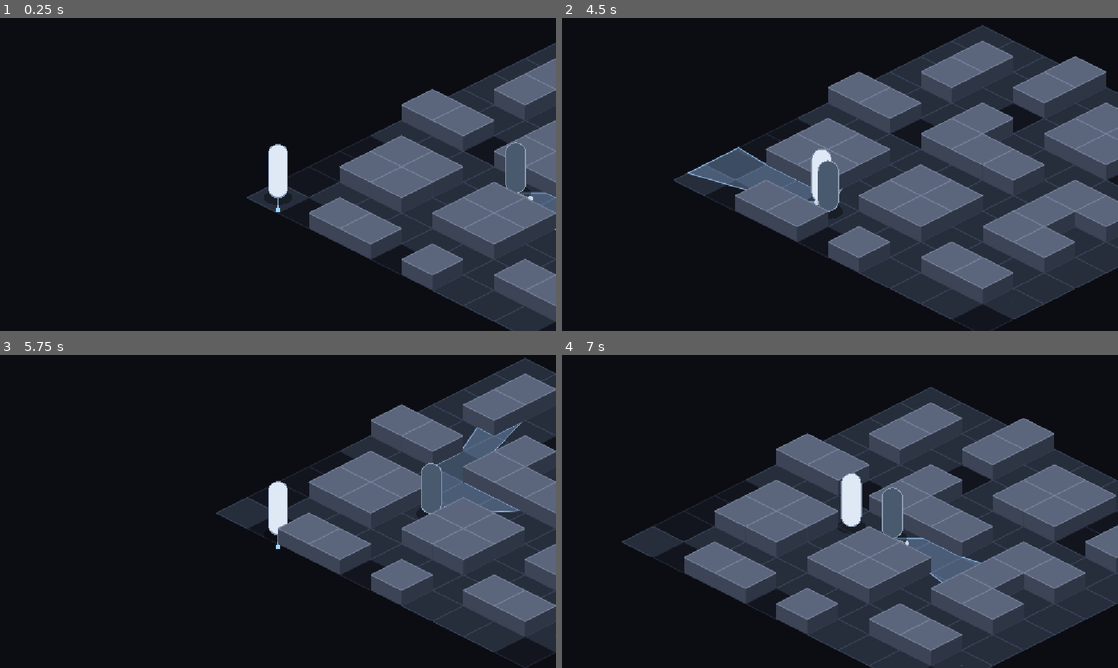
Above: before the commit, frames 1-4 (two rows, left to right).
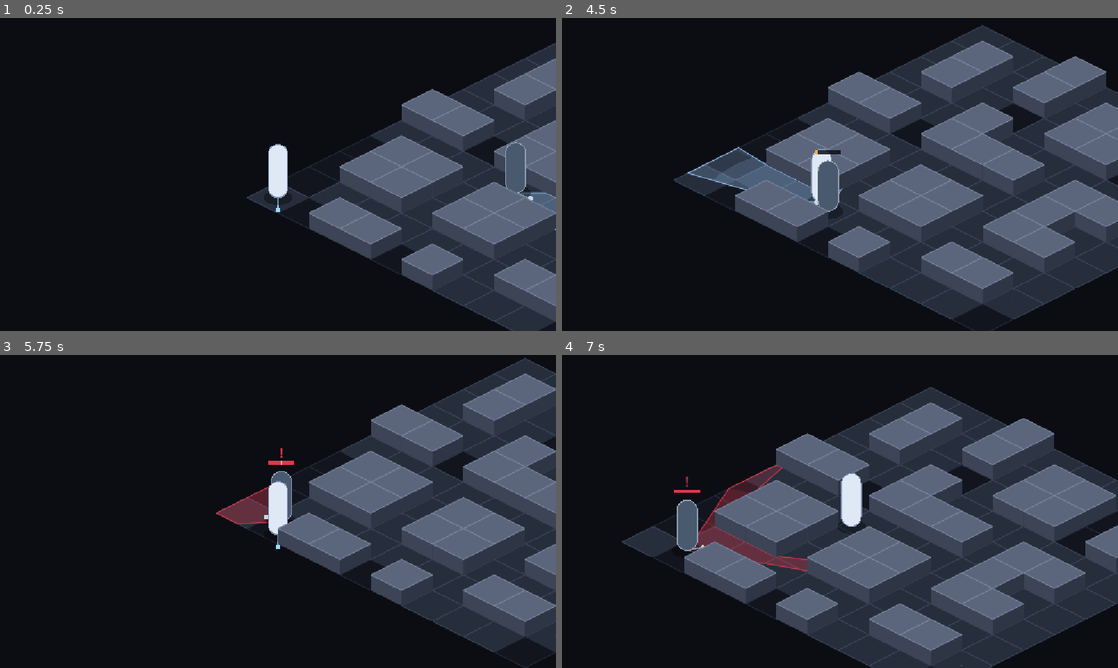
Above: after the commit, the same moments.

Repository: pepinisillo/SeraphPath
Game: Godot game, scene res://escenas/mapa_puesto_control.tscn
Same seed, same stepped clock (60 frames per second), same inputs: the game is played once before the commit and once after it.
Inputs:
- Up to frame 1 (0.25 s): no input
- Up to frame 2 (4.5 s): hold D (mover_derecha) 0.53-1.28 s; hold S (mover_abajo) 1.28-2.03 s; hold D (mover_derecha) 2.03-2.78 s; hold W (mover_arriba) 2.78-3.53 s; hold A (mover_izquierda) from 3.53 s (still down)
- Up to frame 3 (5.75 s): release A (mover_izquierda) at 5.03 s; hold S (mover_abajo) from 5.03 s (still down)
- Up to frame 4 (7 s): release S (mover_abajo) at 5.78 s; hold D (mover_derecha) 5.78-6.53 s; hold W (mover_arriba) from 6.53 s (still down)

The runs differ from the first frame. In frame 2, less than 0.1% of the frame differs, in the area x 45-51%, y 42-44%; in frame 3, 3.0%; in frame 4, 3.1%, in the area x 20-76%, y 35-73%.

Commit message:
Paso 3: medidor de detección y estados Oculto, Sospecha y Alarma
- El soldado ve a Mika dentro del cono, al alcance (2,5 casillas si él está en sombra) y sin muros de por medio.
- Medidor sobre la cabeza: se llena en 1,2 s lejos y en 0,3 s a menos de 3 casillas; a la mitad, Sospecha; lleno, Alarma.
- Sospecha: va al punto, mira alrededor 6 s y vuelve a su ruta.
- Alarma compartida por el mapa: todos persiguen la última posición vista, refuerzo cada 10 s (máximo 4) y vuelta a Sospecha tras 10 s sin verlo.
- Caminos por la cuadrícula con AStarGrid2D.
- El cono cambia de color con el estado.
- Detalles de detección documentados en docs/reglas.md.

Diff:
--- a/sed/escenas/mapa_puesto_control.tscn
+++ b/sed/escenas/mapa_puesto_control.tscn
@@ -4,6 +4,7 @@
 [ext_resource type="TileSet" path="res://recursos/casillas.tres" id="2_casillas"]
 [ext_resource type="PackedScene" path="res://escenas/mika.tscn" id="3_mika"]
 [ext_resource type="PackedScene" path="res://escenas/soldado.tscn" id="4_soldado"]
+[ext_resource type="Script" path="res://scripts/alerta.gd" id="5_alerta"]
 
 [node name="MapaPuestoControl" type="Node2D"]
 y_sort_enabled = true
@@ -19,6 +20,9 @@
 s......##.
 Ms##s#...s"
 
+[node name="Alerta" type="Node" parent="."]
+script = ExtResource("5_alerta")
+
 [node name="Suelo" type="TileMapLayer" parent="."]
 z_index = -2
 tile_set = ExtResource("2_casillas")
--- /dev/null
+++ b/sed/scripts/alerta.gd
@@ -0,0 +1,39 @@
+class_name Alerta
+extends Node
+## Alarma compartida por todo el mapa. Mientras está activa, todos los soldados persiguen
+## la última posición donde alguien vio a Mika, y cada cierto tiempo llega un refuerzo.
+
+var activa := false
+var ultima_posicion := Vector2.ZERO # casillas
+var refuerzos := 0 # llamados en este mapa
+
+var _sin_ver := 0.0
+var _hasta_refuerzo := 0.0
+
+
+func dar_alarma(posicion: Vector2) -> void:
+	if not activa:
+		activa = true
+		_hasta_refuerzo = Config.ALARMA_REFUERZO_INTERVALO
+	vista(posicion)
+
+
+## Algún soldado ve a Mika: actualiza la última posición y reinicia el olvido.
+func vista(posicion: Vector2) -> void:
+	ultima_posicion = posicion
+	_sin_ver = 0.0
+
+
+func _physics_process(delta: float) -> void:
+	if not activa:
+		return
+	_sin_ver += delta
+	if _sin_ver >= Config.ALARMA_OLVIDO:
+		activa = false # cada soldado baja a Sospecha por su cuenta
+		return
+	_hasta_refuerzo -= delta
+	if _hasta_refuerzo <= 0.0:
+		_hasta_refuerzo += Config.ALARMA_REFUERZO_INTERVALO
+		if refuerzos < Config.ALARMA_REFUERZOS_MAX:
+			refuerzos += 1
+			get_parent().crear_refuerzo(refuerzos)
--- a/sed/scripts/config.gd
+++ b/sed/scripts/config.gd
@@ -50,6 +50,8 @@
 const DETECCION_LEJOS := 1.2 # s para llenar
 const DETECCION_CERCA := 0.3 # s para llenar
 const DETECCION_DISTANCIA_CERCA := 3.0
+const DETECCION_SOSPECHA := 0.5 # fracción del medidor que dispara la Sospecha
+const DETECCION_VACIADO := 3.0 # s para vaciarse del todo cuando deja de verlo
 const RUIDO_RADIO := 4.0
 const SOSPECHA_DURACION := 6.0
 const ALARMA_REFUERZO_INTERVALO := 10.0
@@ -65,6 +67,8 @@
 const SOLDADO_PAUSA_RUTA := 0.6 # s quieto en cada punto de la ruta
 const SOLDADO_GIRO := 6.0 # rad/s al girar la mirada
 const RADIO_SOLDADO := 0.3
+const SOLDADO_GIRO_BUSQUEDA := 1.6 # rad/s al mirar alrededor del punto investigado
+const SOLDADO_DISTANCIA_GOLPE := 0.9 # en alarma se detiene a esta distancia de Mika
 
 # --- Prueba de la sed ---
 const PRUEBA_SED_INTERVALO := 1.5
--- a/sed/scripts/cono_vision.gd
+++ b/sed/scripts/cono_vision.gd
@@ -1,16 +1,18 @@
 class_name ConoVision
 extends Node2D
 ## Dibuja en el suelo el cono de visión de un enemigo, recortado por los muros.
+## La parte cercana, donde la detección es casi inmediata, se pinta más intensa.
 ## Solo dibuja: la detección se calcula aparte, en coordenadas de casilla.
 
-const COLOR_RELLENO := Color(0.62, 0.80, 1.0, 0.30)
-const COLOR_BORDE := Color(0.62, 0.80, 1.0, 0.75)
-
-var _puntos := PackedVector2Array() # en pantalla, relativos al dueño
+var _lejos := PackedVector2Array() # puntos del borde exterior, en pantalla, relativos al dueño
+var _cerca := PackedVector2Array() # puntos del borde de la zona cercana
+var _color := Color.WHITE
 
 
-func actualizar(mapa: Mapa, origen: Vector2, mirada: Vector2) -> void:
-	_puntos = PackedVector2Array()
+func actualizar(mapa: Mapa, origen: Vector2, mirada: Vector2, color: Color) -> void:
+	_lejos = PackedVector2Array()
+	_cerca = PackedVector2Array()
+	_color = color
 	var origen_pantalla := Iso.a_pantalla(origen)
 	var medio := deg_to_rad(Config.VISION_ANGULO) / 2.0
 	var base := mirada.angle()
@@ -18,16 +20,23 @@
 		var angulo := base - medio + 2.0 * medio * i / Config.VISION_RAYOS
 		var dir := Vector2.from_angle(angulo)
 		var largo := mapa.distancia_hasta_muro(origen, dir, Config.VISION_ALCANCE)
-		_puntos.append(Iso.a_pantalla(origen + dir * largo) - origen_pantalla)
+		var corto := minf(largo, Config.DETECCION_DISTANCIA_CERCA)
+		_lejos.append(Iso.a_pantalla(origen + dir * largo) - origen_pantalla)
+		_cerca.append(Iso.a_pantalla(origen + dir * corto) - origen_pantalla)
 	queue_redraw()
 
 
 func _draw() -> void:
-	if _puntos.size() < 2:
+	if _lejos.size() < 2:
 		return
-	for i in _puntos.size() - 1:
-		draw_colored_polygon(PackedVector2Array([Vector2.ZERO, _puntos[i], _puntos[i + 1]]), COLOR_RELLENO)
+	_abanico(_lejos, Color(_color, 0.20))
+	_abanico(_cerca, Color(_color, 0.16))
 	var borde := PackedVector2Array([Vector2.ZERO])
-	borde.append_array(_puntos)
+	borde.append_array(_lejos)
 	borde.append(Vector2.ZERO)
-	draw_polyline(borde, COLOR_BORDE, 2.0, true)
+	draw_polyline(borde, Color(_color, 0.75), 2.0, true)
+
+
+func _abanico(puntos: PackedVector2Array, color: Color) -> void:
+	for i in puntos.size() - 1:
+		draw_colored_polygon(PackedVector2Array([Vector2.ZERO, puntos[i], puntos[i + 1]]), color)
--- a/sed/scripts/mapa.gd
+++ b/sed/scripts/mapa.gd
@@ -16,20 +16,27 @@
 		if is_node_ready():
 			_construir()
 
+## Casilla por la que llegan los refuerzos durante la alarma.
+@export var entrada_refuerzos := Vector2i(9, 0)
+
 var filas: PackedStringArray = []
 var ancho := 0
 var alto := 0
 var inicio_mika := Vector2i.ZERO
+var mika: Mika
+
+var _rejilla := AStarGrid2D.new()
 
 @onready var suelo: TileMapLayer = $Suelo
 @onready var muros: TileMapLayer = $Muros
+@onready var alerta: Alerta = get_node_or_null("Alerta")
 
 
 func _ready() -> void:
 	_construir()
 	if Engine.is_editor_hint():
 		return
-	var mika := get_node_or_null("Mika")
+	mika = get_node_or_null("Mika")
 	if mika:
 		mika.iniciar(self, Vector2(inicio_mika) + Vector2(0.5, 0.5))
 	for hijo in get_children():
@@ -64,6 +71,13 @@
 				_:
 					suelo.set_cell(celda, 0, ATLAS_SUELO)
 
+	_rejilla.region = Rect2i(0, 0, ancho, alto)
+	_rejilla.diagonal_mode = AStarGrid2D.DIAGONAL_MODE_ONLY_IF_NO_OBSTACLES
+	_rejilla.update()
+	for f in alto:
+		for c in ancho:
+			_rejilla.set_point_solid(Vector2i(c, f), es_muro(Vector2i(c, f)))
+
 
 func caracter(celda: Vector2i) -> String:
 	if celda.y < 0 or celda.y >= filas.size():
@@ -81,6 +95,34 @@
 
 func es_sombra(celda: Vector2i) -> bool:
 	return caracter(celda) == "s"
+
+
+## Puntos (en casillas) para ir de `desde` a `hasta` esquivando muros: centros de casilla
+## y, al final, el punto exacto. Vacío si no hay camino.
+func camino(desde: Vector2, hasta: Vector2) -> PackedVector2Array:
+	var inicio := Vector2i(floori(desde.x), floori(desde.y))
+	var fin := Vector2i(floori(hasta.x), floori(hasta.y))
+	var puntos := PackedVector2Array()
+	if not _rejilla.is_in_boundsv(inicio) or not _rejilla.is_in_boundsv(fin):
+		return puntos
+	var celdas := _rejilla.get_id_path(inicio, fin, true)
+	for i in range(1, celdas.size()):
+		puntos.append(Vector2(celdas[i]) + Vector2(0.5, 0.5))
+	if not celdas.is_empty() and celdas[-1] == fin:
+		if puntos.is_empty():
+			puntos.append(hasta)
+		else:
+			puntos[-1] = hasta
+	return puntos
+
+
+## Llama a un soldado de refuerzo, que aparece en la entrada de refuerzos.
+func crear_refuerzo(numero: int) -> void:
+	var soldado: Soldado = load("res://escenas/soldado.tscn").instantiate()
+	soldado.name = "Refuerzo%d" % numero
+	soldado.ruta.assign([entrada_refuerzos])
+	add_child(soldado)
+	soldado.iniciar(self)
 
 
 ## Distancia en casillas desde `origen` en `direccion` hasta el primer muro, como máximo `maximo`.
--- a/sed/scripts/mika.gd
+++ b/sed/scripts/mika.gd
@@ -36,6 +36,10 @@
 	queue_redraw()
 
 
+func celda() -> Vector2i:
+	return Vector2i(floori(pos.x), floori(pos.y))
+
+
 ## Mueve en coordenadas de casilla, deslizando contra los muros.
 func mover(desplazamiento: Vector2) -> void:
 	var pasos := maxi(1, ceili(desplazamiento.length() / PASO_MAXIMO))
--- a/sed/scripts/soldado.gd
+++ b/sed/scripts/soldado.gd
@@ -1,14 +1,24 @@
 class_name Soldado
 extends Node2D
-## Soldado humano que patrulla una ruta fija. Su posición real vive en coordenadas de casilla.
+## Soldado humano. Patrulla su ruta y reacciona a Mika en tres estados: Oculto, Sospecha y Alarma.
+## Su posición real vive en coordenadas de casilla.
+
+enum Estado { OCULTO, SOSPECHA, ALARMA }
 
 const COLOR_CUERPO := Color("4a5a6e")
 const COLOR_CONTORNO := Color("8d9db3")
 const COLOR_MIRADA := Color("c9d6e8")
+const COLOR_CALMA := Color("9eccff")
+const COLOR_SOSPECHA := Color("f2b13c")
+const COLOR_ALARMA := Color("e0384a")
+const COLOR_FONDO_MEDIDOR := Color(0.04, 0.05, 0.08, 0.85)
 const ALTO_CAPSULA := 104.0
 const ANCHO_CAPSULA := 42.0
-
-## Casillas que recorre, en orden.
+const ANCHO_MEDIDOR := 54.0
+const ALTO_MEDIDOR := 8.0
+const LLEGADA := 0.05 # casillas: a esta distancia del destino ya ha llegado
+
+## Casillas que recorre, en orden. Con una sola casilla, hace guardia en ella.
 @export var ruta: Array[Vector2i] = []
 ## True: vuelve del último punto al primero. False: va y viene (vaivén).
 @export var en_bucle := true
@@ -17,10 +27,18 @@
 var pos := Vector2.ZERO # casillas
 var mirada := Vector2(1, 0) # dirección en casillas, normalizada
 var direccion := 0 # una de 8 direcciones de pantalla
+var estado := Estado.OCULTO
+var medidor := 0.0 # detección, de 0 a 1
 
 var _indice := 0 # punto de la ruta hacia el que camina
 var _sentido := 1 # para el vaivén
 var _pausa := 0.0
+var _volviendo := false # regresa a su ruta después de investigar
+var _punto_investigado := Vector2.ZERO
+var _buscando := false # ya llegó al punto y mira alrededor
+var _busqueda := 0.0 # s que lleva buscando
+var _camino := PackedVector2Array()
+var _celda_destino := Vector2i(-1, -1)
 
 @onready var cono: ConoVision = $Cono
 
@@ -38,16 +56,127 @@
 
 
 func _physics_process(delta: float) -> void:
-	if mapa == null or ruta.size() < 2:
-		return
-	_patrullar(delta)
+	if mapa == null or ruta.is_empty():
+		return
+	var ve := _ve_a_mika()
+	_actualizar_medidor(ve, delta)
+	if mapa.alerta.activa and estado != Estado.ALARMA:
+		_entrar_en_alarma()
+
+	match estado:
+		Estado.OCULTO:
+			_oculto(ve, delta)
+		Estado.SOSPECHA:
+			_sospecha(ve, delta)
+		Estado.ALARMA:
+			_alarma(ve, delta)
+
 	direccion = Formas.direccion_8(mirada)
 	position = Iso.a_pantalla(pos)
-	cono.actualizar(mapa, pos, mirada)
+	cono.actualizar(mapa, pos, mirada, _color_estado())
 	queue_redraw()
 
 
+# --- Percepción ---
+
+## Mika está dentro del cono, al alcance (menor si él está en sombra) y sin muros de por medio.
+func _ve_a_mika() -> bool:
+	var mika := mapa.mika
+	if mika == null:
+		return false
+	var hacia := mika.pos - pos
+	var distancia := hacia.length()
+	var alcance := Config.VISION_ALCANCE_SOMBRA if mapa.es_sombra(mika.celda()) else Config.VISION_ALCANCE
+	if distancia > alcance:
+		return false
+	if distancia > 0.001 and absf(angle_difference(mirada.angle(), hacia.angle())) > deg_to_rad(Config.VISION_ANGULO) / 2.0:
+		return false
+	return mapa.hay_linea_de_vision(pos, mika.pos)
+
+
+func _actualizar_medidor(ve: bool, delta: float) -> void:
+	if estado == Estado.ALARMA:
+		medidor = 1.0
+		return
+	if not ve:
+		medidor = maxf(0.0, medidor - delta / Config.DETECCION_VACIADO)
+		return
+	var cerca := pos.distance_to(mapa.mika.pos) < Config.DETECCION_DISTANCIA_CERCA
+	var tiempo := Config.DETECCION_CERCA if cerca else Config.DETECCION_LEJOS
+	medidor = minf(1.0, medidor + delta / tiempo)
+	if medidor >= 1.0:
+		mapa.alerta.dar_alarma(mapa.mika.pos)
+	elif medidor >= Config.DETECCION_SOSPECHA and estado == Estado.OCULTO:
+		_investigar(mapa.mika.pos)
+
+
+# --- Estados ---
+
+func _oculto(ve: bool, delta: float) -> void:
+	if ve and medidor > 0.0:
+		# Algo le llamó la atención: se detiene a mirar mientras el medidor sube.
+		_girar_hacia(mapa.mika.pos - pos, delta)
+		return
+	if _volviendo:
+		if _ir_hacia(_centro(ruta[_indice]), Config.SOLDADO_VELOCIDAD_PATRULLA, delta):
+			_volviendo = false
+		return
+	_patrullar(delta)
+
+
+func _sospecha(ve: bool, delta: float) -> void:
+	if ve:
+		_punto_investigado = mapa.mika.pos
+		_buscando = false
+	if not _buscando:
+		if _ir_hacia(_punto_investigado, Config.SOLDADO_VELOCIDAD_PATRULLA, delta):
+			_buscando = true
+			_busqueda = 0.0
+		return
+	_busqueda += delta
+	_mirar_alrededor(delta)
+	if _busqueda >= Config.SOSPECHA_DURACION:
+		estado = Estado.OCULTO
+		_volviendo = true
+		_buscando = false
+
+
+func _alarma(ve: bool, delta: float) -> void:
+	if not mapa.alerta.activa:
+		# La alarma se apagó: queda la duda, va a revisar el último sitio donde la vieron.
+		medidor = Config.DETECCION_SOSPECHA
+		_investigar(mapa.alerta.ultima_posicion)
+		return
+	if ve:
+		mapa.alerta.vista(mapa.mika.pos)
+	var objetivo := mapa.alerta.ultima_posicion
+	if ve and pos.distance_to(objetivo) <= Config.SOLDADO_DISTANCIA_GOLPE:
+		_girar_hacia(objetivo - pos, delta)
+		return
+	if _ir_hacia(objetivo, Config.SOLDADO_VELOCIDAD_ALARMA, delta):
+		_mirar_alrededor(delta)
+
+
+func _investigar(punto: Vector2) -> void:
+	estado = Estado.SOSPECHA
+	_punto_investigado = punto
+	_buscando = false
+	_volviendo = false
+
+
+func _entrar_en_alarma() -> void:
+	estado = Estado.ALARMA
+	medidor = 1.0
+	_buscando = false
+	_volviendo = false
+
+
+# --- Movimiento ---
+
 func _patrullar(delta: float) -> void:
+	if ruta.size() == 1:
+		_ir_hacia(_centro(ruta[0]), Config.SOLDADO_VELOCIDAD_PATRULLA, delta)
+		return
 	var destino := _centro(ruta[_indice])
 	var hacia := destino - pos
 	_girar_hacia(hacia, delta)
@@ -74,20 +203,77 @@
 	_indice += _sentido
 
 
+## Camina hacia `destino` rodeando muros. Devuelve true cuando ya está allí.
+func _ir_hacia(destino: Vector2, velocidad: float, delta: float) -> bool:
+	if pos.distance_to(destino) <= LLEGADA:
+		_camino.clear()
+		return true
+	var celda_destino := Vector2i(floori(destino.x), floori(destino.y))
+	if _camino.is_empty() or celda_destino != _celda_destino:
+		_camino = mapa.camino(pos, destino)
+		_celda_destino = celda_destino
+		if _camino.is_empty():
+			return true # inalcanzable: se queda donde está
+	else:
+		_camino[-1] = destino # el destino puede moverse dentro de la misma casilla
+
+	_girar_hacia(_camino[0] - pos, delta)
+	var avance := velocidad * delta
+	while avance > 0.0 and not _camino.is_empty():
+		var hacia := _camino[0] - pos
+		var distancia := hacia.length()
+		if distancia <= avance:
+			pos = _camino[0]
+			avance -= distancia
+			_camino.remove_at(0)
+		else:
+			pos += hacia / distancia * avance
+			avance = 0.0
+	return _camino.is_empty()
+
+
 ## Gira la mirada poco a poco, para que el cono barra el suelo en vez de saltar.
 func _girar_hacia(hacia: Vector2, delta: float) -> void:
 	if hacia.length() < 0.001:
 		return
 	var actual := mirada.angle()
-	var objetivo := hacia.angle()
-	var giro := clampf(angle_difference(actual, objetivo), -Config.SOLDADO_GIRO * delta, Config.SOLDADO_GIRO * delta)
+	var giro := clampf(angle_difference(actual, hacia.angle()), -Config.SOLDADO_GIRO * delta, Config.SOLDADO_GIRO * delta)
 	mirada = Vector2.from_angle(actual + giro)
+
+
+func _mirar_alrededor(delta: float) -> void:
+	mirada = mirada.rotated(Config.SOLDADO_GIRO_BUSQUEDA * delta)
 
 
 func _centro(celda: Vector2i) -> Vector2:
 	return Vector2(celda) + Vector2(0.5, 0.5)
+
+
+# --- Dibujo ---
+
+func _color_estado() -> Color:
+	match estado:
+		Estado.SOSPECHA:
+			return COLOR_SOSPECHA
+		Estado.ALARMA:
+			return COLOR_ALARMA
+	return COLOR_CALMA
 
 
 func _draw() -> void:
 	Formas.mirada(self, mirada, COLOR_MIRADA)
 	Formas.capsula(self, ALTO_CAPSULA, ANCHO_CAPSULA, COLOR_CUERPO, COLOR_CONTORNO)
+	if medidor <= 0.0 and estado == Estado.OCULTO:
+		return
+
+	# Medidor de detección sobre la cabeza; la marca central es el umbral de Sospecha.
+	var color := COLOR_ALARMA if estado == Estado.ALARMA else COLOR_SOSPECHA
+	var esquina := Vector2(-ANCHO_MEDIDOR / 2.0, -ALTO_CAPSULA - 22.0)
+	draw_rect(Rect2(esquina, Vector2(ANCHO_MEDIDOR, ALTO_MEDIDOR)), COLOR_FONDO_MEDIDOR)
+	draw_rect(Rect2(esquina, Vector2(ANCHO_MEDIDOR * medidor, ALTO_MEDIDOR)), color)
+	var marca := esquina.x + ANCHO_MEDIDOR * Config.DETECCION_SOSPECHA
+	draw_line(Vector2(marca, esquina.y), Vector2(marca, esquina.y + ALTO_MEDIDOR), Color(1, 1, 1, 0.5), 1.0)
+
+	if estado != Estado.OCULTO:
+		var signo := "!" if estado == Estado.ALARMA else "?"
+		draw_string(ThemeDB.fallback_font, Vector2(-20.0, esquina.y - 6.0), signo, HORIZONTAL_ALIGNMENT_CENTER, 40.0, 28, color)
Not shown, added: sed/scripts/alerta.gd.uid
Not shown, changed: docs/reglas.md
